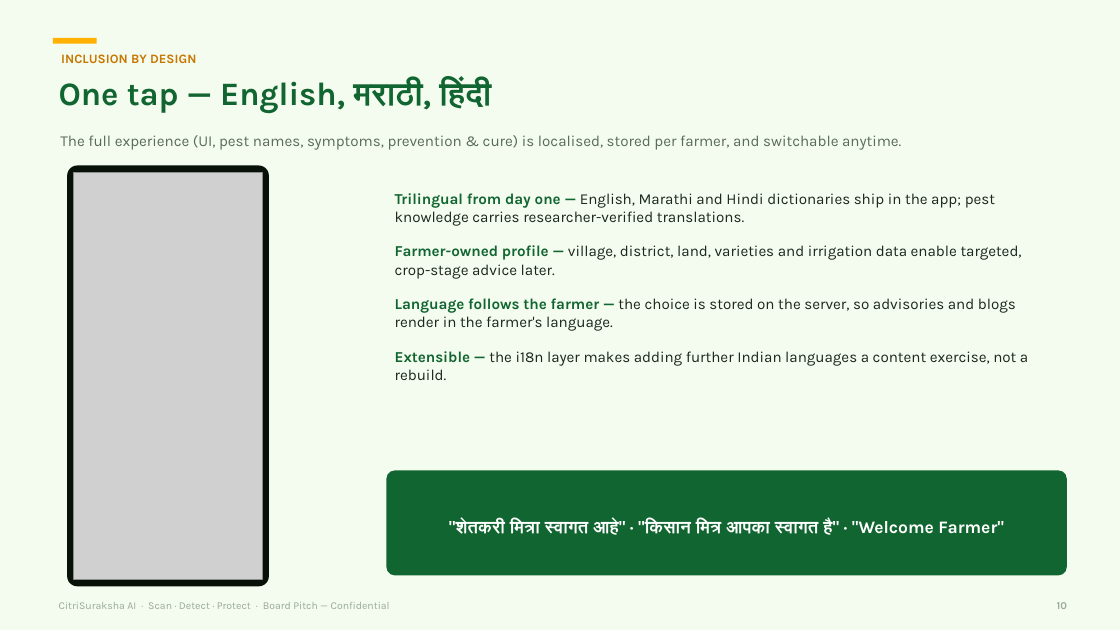
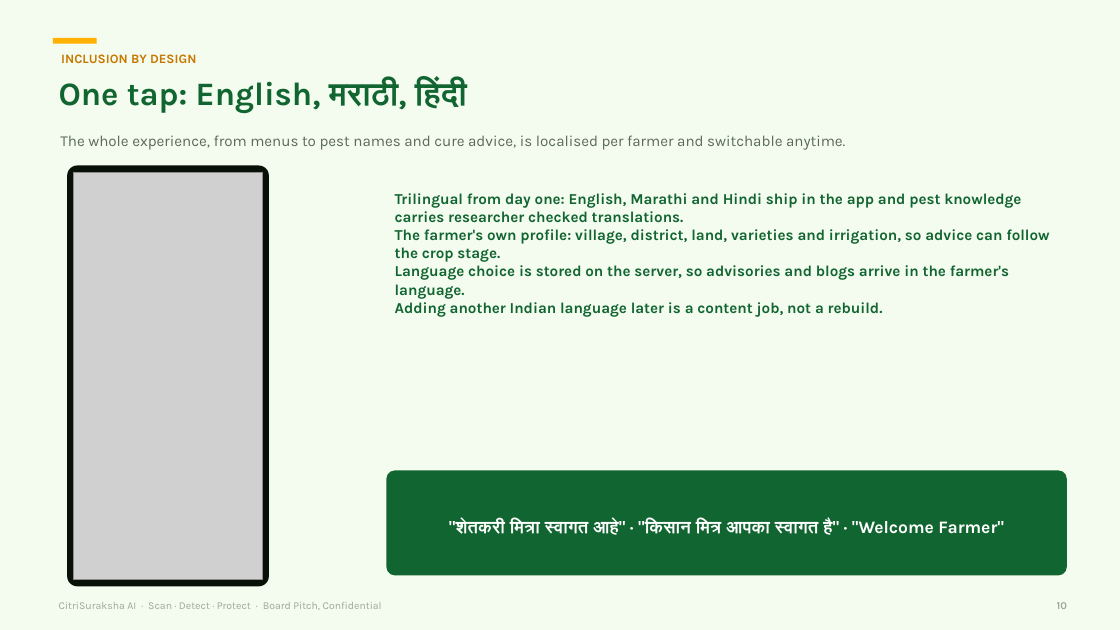
Before and after one commit to jagthapsaurabh/citrisurksha_ai, a slide deck: slide 10 of docs/pitch/CitriSuraksha_AI_Board_Pitch.pptx. Drawn at 1120x630 pixels with LibreOffice and Linux fonts; fonts in the diff are those of the drawing; grey boxes stand for pictures. Boxes give left, top, right and bottom in pixels: in the first picture for what was removed or moved away, otherwise in the second. Text is boxed around its words. In the diff, an @@ line names an element or a change of style, - is before the commit and + after.

Commit message:
Board deck copy: human voice, no versions/counts, ops line removed, no em-dashes (humanize_deck.py, idempotent)

```diff
--- a/docs/pitch/CitriSuraksha_AI_Board_Pitch.pptx
+++ b/docs/pitch/CitriSuraksha_AI_Board_Pitch.pptx
@@ text at box(59, 79, 467, 113): text changed @@
-One tap — English, मराठी, हिंदी
+One tap: English, मराठी, हिंदी
@@ text at box(60, 135, 845, 150): text changed @@
-The full experience (UI, pest names, symptoms, prevention & cure) is localised, stored per farmer, and switchable anytime.
+The whole experience, from menus to pest names and cure advice, is localised per farmer and switchable anytime.
@@ text at box(395, 193, 1049, 317): text changed; text colour #1B271C to #116530; bold on @@
-Trilingual from day one — English, Marathi and Hindi dictionaries ship in the app; pest knowledge carries researcher-verified translations.
-Farmer-owned profile — village, district, land, varieties and irrigation data enable targeted, crop-stage advice later.
-Language follows the farmer — the choice is stored on the server, so advisories and blogs render in the farmer's language.
-Extensible — the i18n layer makes adding further Indian languages a content exercise, not a rebuild.
+Trilingual from day one: English, Marathi and Hindi ship in the app and pest knowledge carries researcher checked translations.
+The farmer's own profile: village, district, land, varieties and irrigation, so advice can follow the crop stage.
+Language choice is stored on the server, so advisories and blogs arrive in the farmer's language.
+Adding another Indian language later is a content job, not a rebuild.
@@ text at box(59, 602, 382, 610): text changed @@
-CitriSuraksha AI · Scan · Detect · Protect · Board Pitch — Confidential
+CitriSuraksha AI · Scan · Detect · Protect · Board Pitch, Confidential
```
Also in this commit, not shown: 25 other slides changed, 1 other file.
